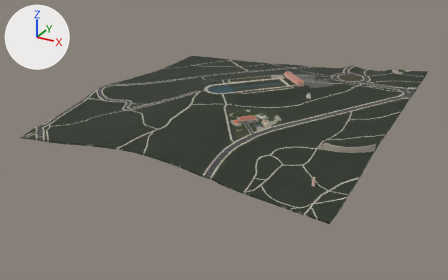
An edit to the glTF model public/tiles/oeste/t_0_3.glb, drawn before and after from the same camera.
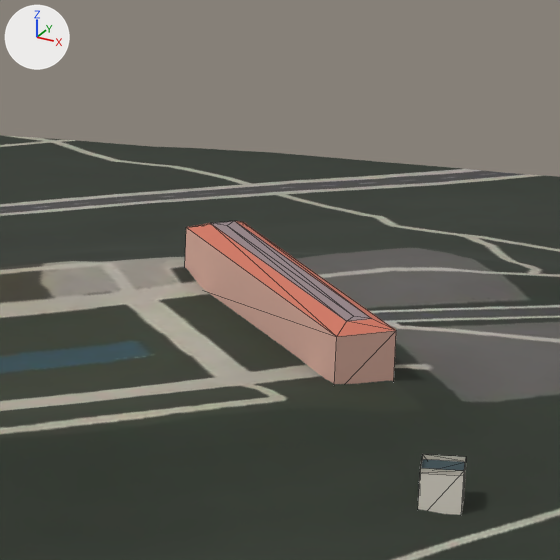
Each version appears first whole from a 50 mm lens placed at (-4978.0, -533.0, 511.0), pointed at (-5436.0, 299.0, 94.0), and next in a close-up on the part from 60% to 71% of the width and 18% to 37% of the height. The lights are fixed; the arrows at upper left show +X, +Y and +Z. The last two pictures show the newer version. The close-ups show mesh edges as thin lines. Where no turn or scale is listed for an object, it has been applied to the vertices. Vertices at exactly the same position are counted once.

In view in the first close-up: 'buildings', 'terrain'.
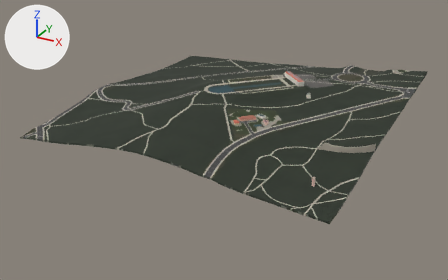
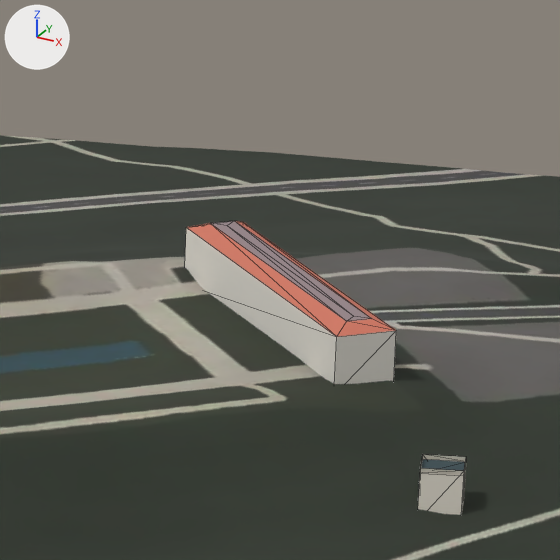
The change, as a diff of the scene's bpy script:
```diff
--- a/public/tiles/oeste/t_0_3.glb.py
+++ b/public/tiles/oeste/t_0_3.glb.py
@@ me_buildings @@
 me_buildings.from_pydata(...)  # 457 vertices, 670 faces; spans x -109.0..109.0, y -150.0..150.0, z -25.0..25.0
 # used by ob_buildings; location = (-5282.7, 297.4, 156.7)
+# me_buildings part 1: texture (UV) coordinates changed
+# me_buildings part 2: 28 faces centred in x -100.0..-73.0, y -72.0..137.0, z 3.0..21.0 are repainted in the vertex colours; the middle colour goes from green #269a31 to green #269a2a
 me_buildings.materials.append(mat_buildings)
```

Changed parts and their boxes [x1, y1, x2, y2] in the close-ups (560 x 560 px):
'buildings', surface changed, recoloured: [185, 227, 396, 384] in both
part 2 of me_buildings, recoloured: [185, 228, 337, 384] in both
